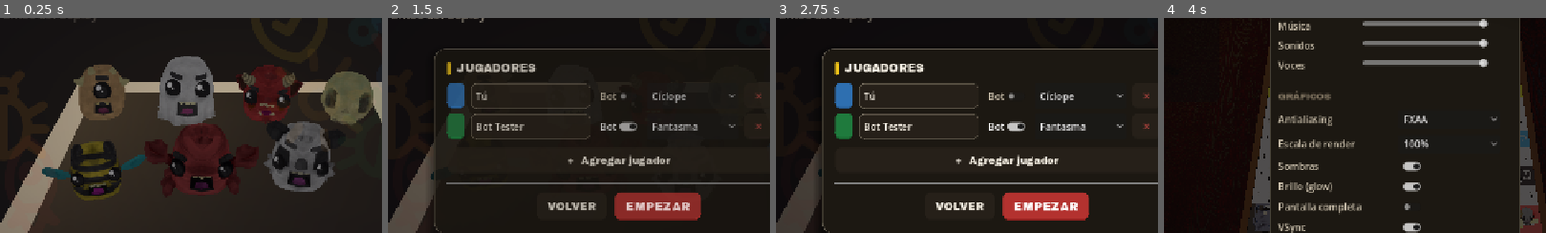
Above: before the commit, frames 1-4 (left to right).
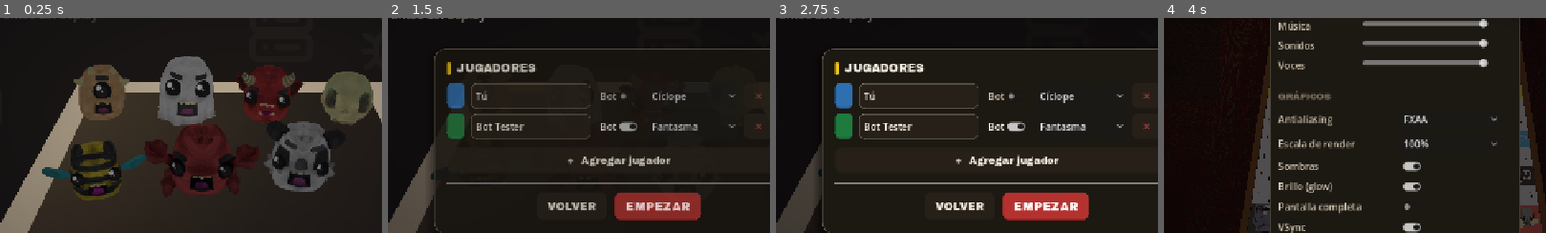
Above: after the commit, the same moments.

Repository: DiegoFernandoLojanTenesaca/BugOpoly
Game: Godot game, scene res://src/world/start_screen.tscn
The game is run twice, just before and just after one commit, with the same random seed, the same clock (stepped at 60 frames per second) and the same inputs.
Inputs (mouse positions are % of the whole screen's width and height, from its top left):
- Up to frame 1 (0.25 s): no input
- Up to frame 2 (1.5 s): move the mouse to (72, 45) at 0.52 s; click (72, 45) at 0.67 s; click "JUGAR" at 1.25 s
- Up to frame 3 (2.75 s): click "JUGAR" at 2 s
- Up to frame 4 (4 s): click "EMPEZAR" at 2.75 s; click "Menú" at 3.5 s
The pictures show only the part of the screen within x 20-70%, y 21-71%; the shares and areas given below are measured in that part.

The runs differ from the first frame. In frame 1, 0.4% of the frame differs, in the area x 2-83%, y 14-66%; in frame 2, less than 0.1%; in frame 3, less than 0.1%; in frame 4, nothing differs.

Commit message:
Menú: iconos de fondo reducidos a 6, chicos, grises y muy tenues en los bordes (no encima del tablero)

Diff:
--- a/src/world/start_screen.gd
+++ b/src/world/start_screen.gd
@@ -69,28 +69,24 @@
 const AVATAR_URL := "https://avatars.githubusercontent.com/u/59341390?s=160"
 
 func _build_icon_bg() -> void:
-	# Iconos de programación/DB/QA flotando tenues en el fondo oscuro.
-	var icons := ["database", "terminal", "git-branch", "bug", "server", "gear", "shield", "rocket", "coffee", "search", "trophy", "coins", "lock", "circle-check"]
-	var cols := [Brand.GOLD, Brand.RED, Brand.GROUP[0], Brand.GROUP[1], Brand.GROUP[5], Brand.GROUP[2]]
-	var rng := RandomNumberGenerator.new()
-	rng.seed = 1337
-	for i in 18:
-		var tr := _kit_icon(icons[i % icons.size()], cols[i % cols.size()], 96)
-		var sz := rng.randf_range(46.0, 104.0)
-		tr.custom_minimum_size = Vector2(sz, sz)
-		tr.size = Vector2(sz, sz)
-		tr.modulate.a = rng.randf_range(0.05, 0.11)
+	# Pocos iconos de DB/QA/código, chicos y tenues, solo en los bordes oscuros.
+	var spots := [
+		["database", Vector2(150, 250)], ["terminal", Vector2(135, 500)],
+		["git-branch", Vector2(360, 655)], ["server", Vector2(660, 115)],
+		["bug", Vector2(845, 135)], ["shield", Vector2(560, 665)],
+	]
+	for sp in spots:
+		var tr := _kit_icon(sp[0], Brand.TEXT_MUTED, 64)
+		tr.custom_minimum_size = Vector2(44, 44)
+		tr.size = Vector2(44, 44)
+		tr.modulate.a = 0.07
 		tr.mouse_filter = Control.MOUSE_FILTER_IGNORE
-		tr.pivot_offset = Vector2(sz * 0.5, sz * 0.5)
-		tr.rotation = rng.randf_range(-0.3, 0.3)
-		var y := rng.randf_range(-20.0, 700.0)
-		tr.position = Vector2(rng.randf_range(-20.0, 1240.0), y)
+		var pos: Vector2 = sp[1]
+		tr.position = pos
 		add_child(tr)
-		var drift := rng.randf_range(12.0, 30.0)
-		var dur := rng.randf_range(6.0, 12.0)
 		var tw := create_tween().set_loops()
-		tw.tween_property(tr, "position:y", y - drift, dur).set_trans(Tween.TRANS_SINE).set_ease(Tween.EASE_IN_OUT)
-		tw.tween_property(tr, "position:y", y, dur).set_trans(Tween.TRANS_SINE).set_ease(Tween.EASE_IN_OUT)
+		tw.tween_property(tr, "position:y", pos.y - 14.0, 8.0).set_trans(Tween.TRANS_SINE).set_ease(Tween.EASE_IN_OUT)
+		tw.tween_property(tr, "position:y", pos.y, 8.0).set_trans(Tween.TRANS_SINE).set_ease(Tween.EASE_IN_OUT)
 
 func _build_creator_badge() -> void:
 	# Guiño al creador: avatar de GitHub (dinámico) + nombre. Click abre el perfil; triple-click = easter egg.
